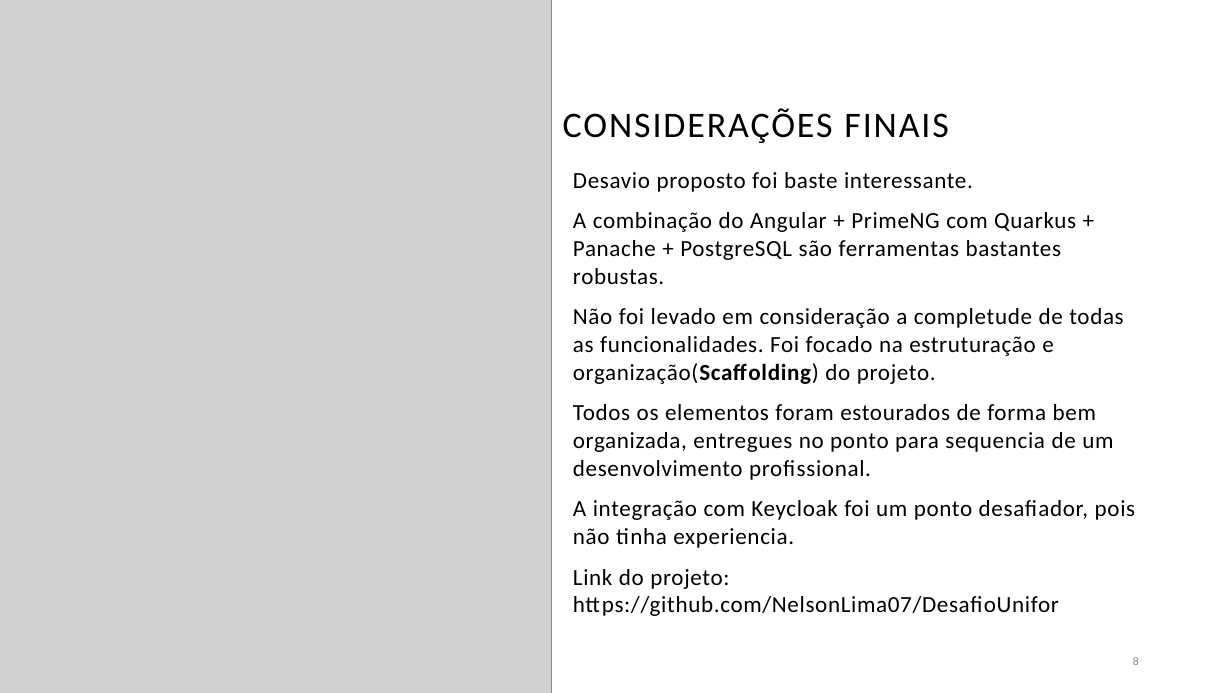
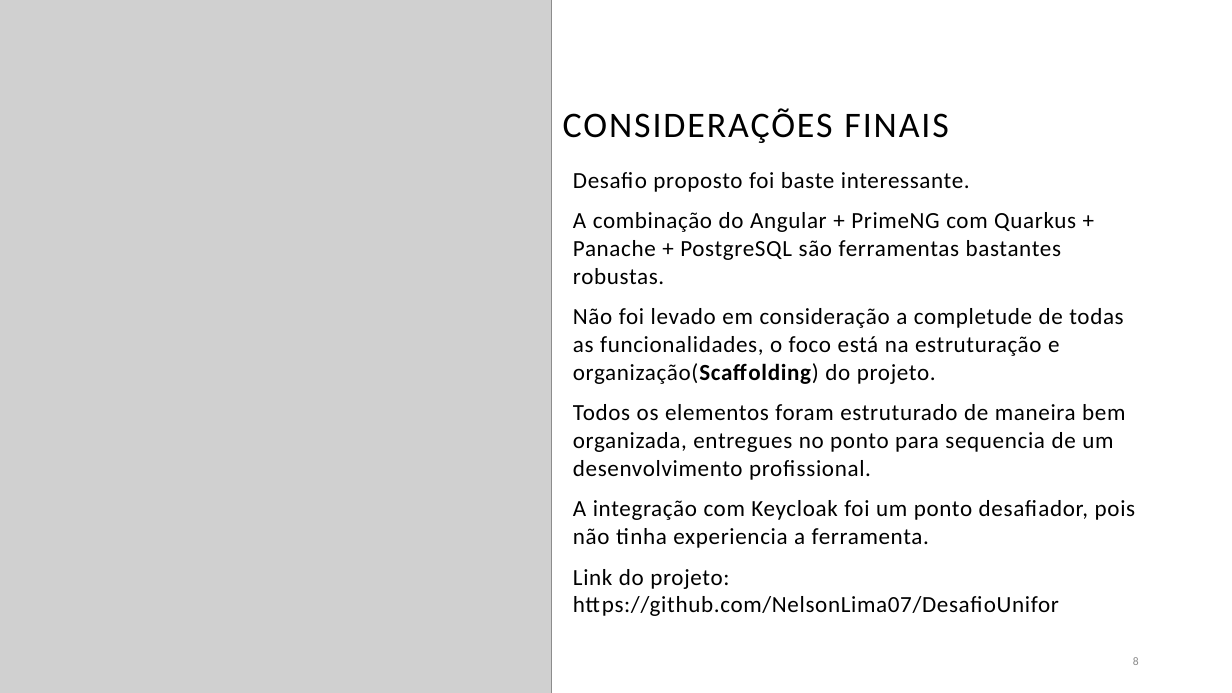
Before and after one commit to NelsonLima07/DesafioUnifor, a slide deck: slide 8 of Docs/Apresentacao_Uni4-Academico.pptx. Drawn at 1232x693 pixels with LibreOffice and Linux fonts; fonts in the diff are those of the drawing; grey boxes stand for pictures. Boxes give left, top, right and bottom in pixels: in the first picture for what was removed or moved away, otherwise in the second. Text is boxed around its words. In the diff, an @@ line names an element or a change of style, - is before the commit and + after.

```diff
--- a/Docs/Apresentacao_Uni4-Academico.pptx
+++ b/Docs/Apresentacao_Uni4-Academico.pptx
@@ text at (573, 172, 970, 192): text changed @@
-Desavio proposto foi baste interessante.
+Desafio proposto foi baste interessante.
@@ text at (573, 308, 1136, 548): text changed @@
-Não foi levado em consideração a completude de todas as funcionalidades. Foi focado na estruturação e organização(Scaffolding) do projeto.
-Todos os elementos foram estourados de forma bem organizada, entregues no ponto para sequencia de um desenvolvimento profissional.
-A integração com Keycloak foi um ponto desafiador, pois não tinha experiencia.
+Não foi levado em consideração a completude de todas as funcionalidades, o foco está na estruturação e organização(Scaffolding) do projeto.
+Todos os elementos foram estruturado de maneira bem organizada, entregues no ponto para sequencia de um desenvolvimento profissional.
+A integração com Keycloak foi um ponto desafiador, pois não tinha experiencia a ferramenta.
```
Also in this commit, not shown: 1 other slide changed, 1 other file.
